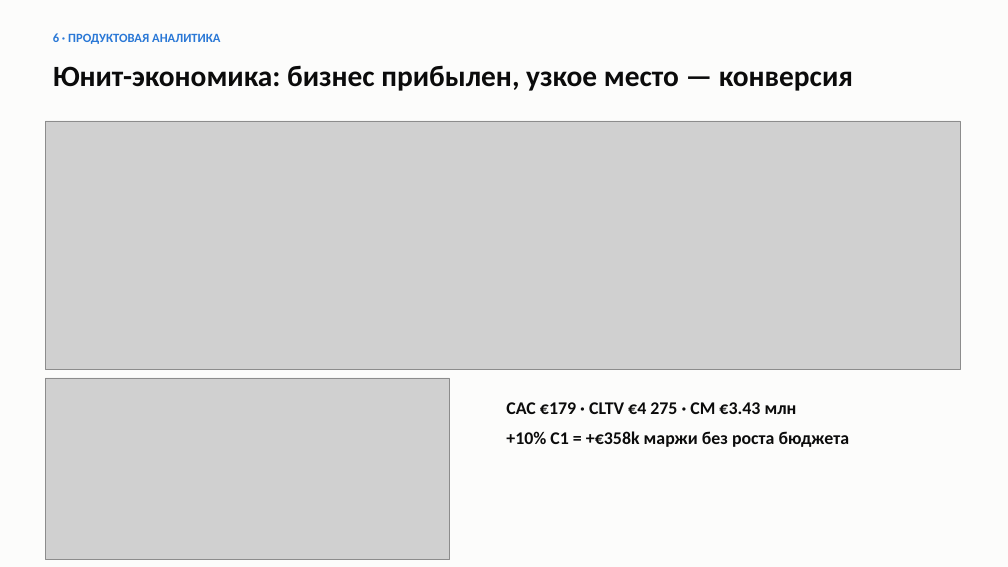
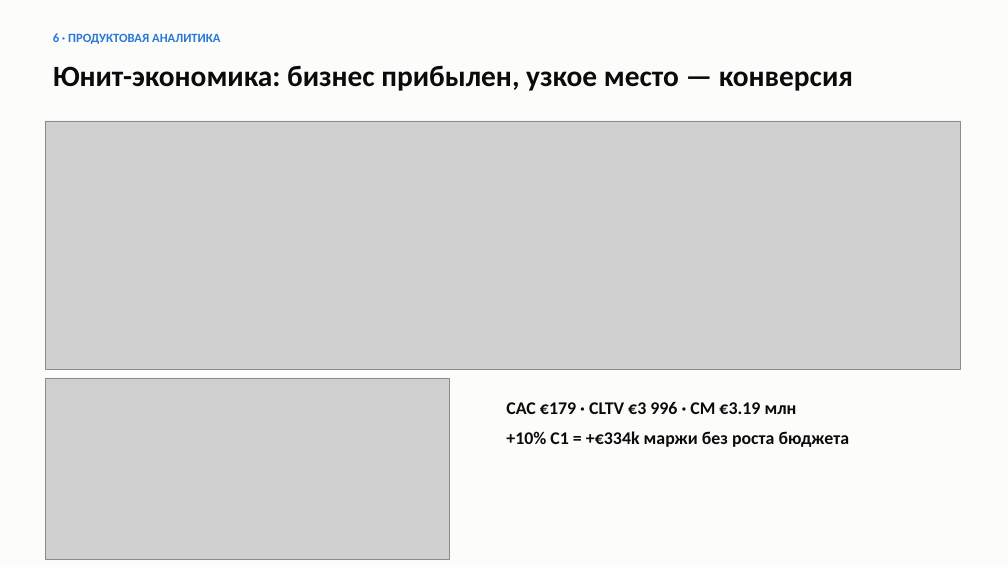
Before and after one commit to yerkovskayuliia-pixel/data-analytics-portfolio, a slide deck: slide 7 of python-crm-analysis/reports/presentation.pptx. Drawn at 1008x567 pixels with LibreOffice and Linux fonts; fonts in the diff are those of the drawing; grey boxes stand for pictures. Boxes give left, top, right and bottom in pixels: in the first picture for what was removed or moved away, otherwise in the second. Text is boxed around its words. In the diff, an @@ line names an element or a change of style, - is before the commit and + after.

```diff
--- a/python-crm-analysis/reports/presentation.pptx
+++ b/python-crm-analysis/reports/presentation.pptx
@@ text at (x1=506, y1=401, x2=850, y2=447): text changed @@
-CAC €179 · CLTV €4 275 · CM €3.43 млн
-+10% C1 = +€358k маржи без роста бюджета
+CAC €179 · CLTV €3 996 · CM €3.19 млн
++10% C1 = +€334k маржи без роста бюджета
```
Also in this commit, not shown: 4 other slides changed, 26 other files.
